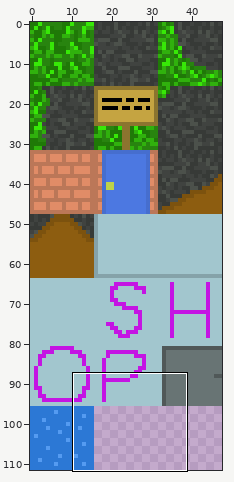
Sprite sheet: core/assets/maps/tiles.png. Above: a wide view before the commit, with the close-up outlined.
Close-up. Earlier state:
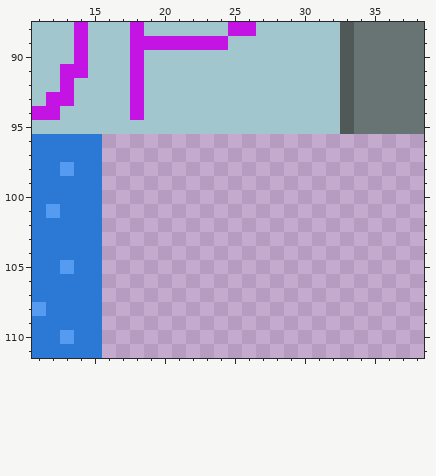
The file is 48x112 pixels. Colours within 5 levels of each other are drawn and written as one. Shown: x 11..38, y 88..111.
After:
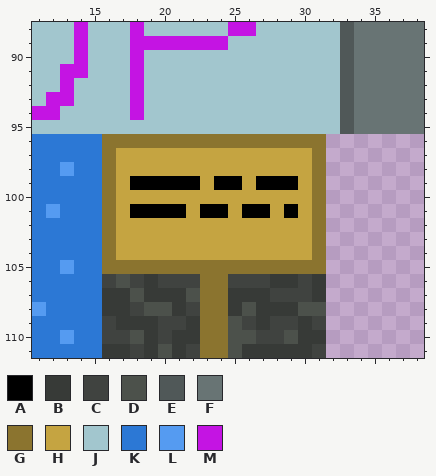
Palette (. is transparent): A #000000  B #373a37  C #404340  D #4c514b  E #505858  F #687474  G #8b742f  H #c5a441  J #a2c6ce  K #2c78d5  L #559bf1  M #c414e3
From old to new:
Colour A is added in row 99 at x 18 to 22, 24 to 25 and 27 to 29; in row 101 at x 18 to 21, 23 to 24, 26 to 27 and 29.
Colour B is added in row 106 at x 19, 28 to 29 and 31; in row 107 at x 16 to 17, 19 to 21, 25 to 27 and 31; in row 108 at x 16 to 17, 21, 25 and 27 to 29; in row 109 at x 17 to 19, 22, 27 and 30; in row 110 at x 19, 21 to 22 and 30 to 31; in row 111 at x 16 to 17, 19, 21 and 26 to 30.
Colour C is added in row 106 at x 16, 18, 20 to 22, 25 to 27 and 30; in row 107 at x 28 to 30; in row 108 at x 18 and 22; in row 109 at x 16, 20 to 21, 26, 28 to 29 and 31; in row 110 at x 16 to 17, 20 and 27 to 28; in row 111 at x 18, 22 and 31.
Colour D is added in row 106 at x 17; in row 107 at x 18 and 22; in row 108 at x 19 to 20, 26 and 30 to 31; in row 109 at x 25; in row 110 at x 18, 25 to 26 and 29; in row 111 at x 20 and 25.
Colour G is added in row 96 at x 16 to 31; in rows 97 to 104 at x 16 and 31; in row 105 at x 16 to 31; in rows 106 to 111 at x 23 to 24.
Colour H is added in rows 97 to 98 at x 17 to 30; in row 99 at x 17, 23, 26 and 30; in row 100 at x 17 to 30; in row 101 at x 17, 22, 25, 28 and 30; in rows 102 to 104 at x 17 to 30.
